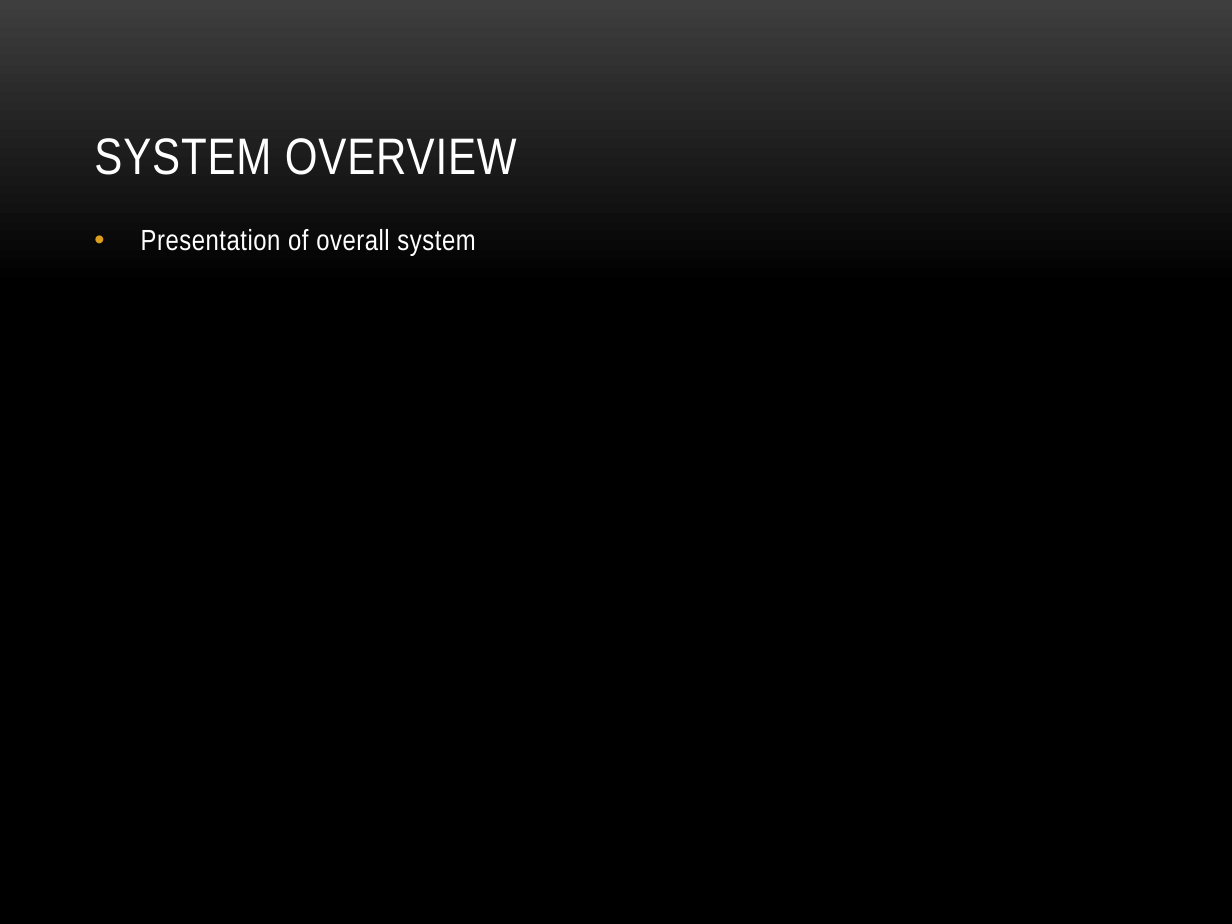
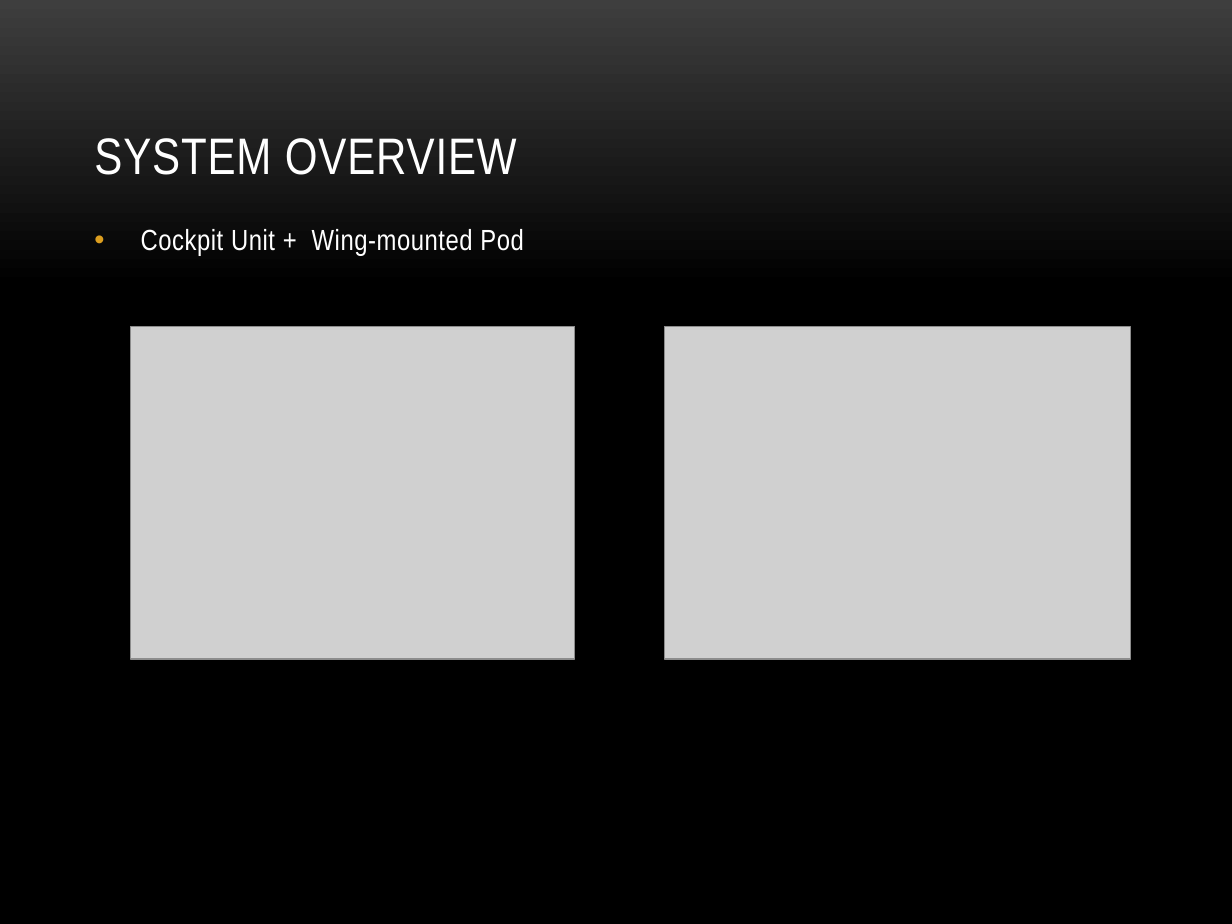
Before and after one commit to TISYE-GroupC/TermaCase, a slide deck: slide 2 of Document/SPS_Presentation.pptx. Drawn at 1232x924 pixels with LibreOffice and Linux fonts; fonts in the diff are those of the drawing; grey boxes stand for pictures; background and template pictures are left out. Boxes give left, top, right and bottom in pixels: in the first picture for what was removed or moved away, otherwise in the second. Text is boxed around its words. In the diff, an @@ line names an element or a change of style, - is before the commit and + after.

```diff
--- a/Document/SPS_Presentation.pptx
+++ b/Document/SPS_Presentation.pptx
@@ text at bbox=[141, 229, 523, 256]: text changed @@
-• Presentation of overall system
+• Cockpit Unit + Wing-mounted Pod
@@ picture added at bbox=[131, 326, 574, 659] @@
@@ picture added at bbox=[664, 326, 1130, 659] @@
```
Also in this commit, not shown: 3 other slides changed, 1 slide added.
